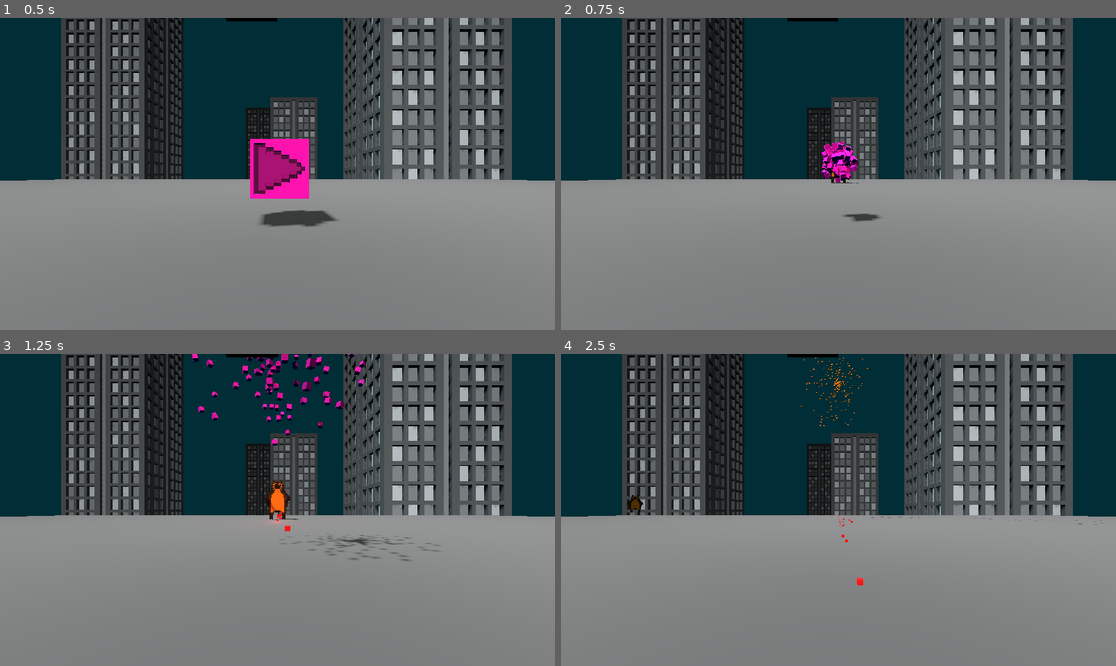
Above: before the commit, frames 1-4 (two rows, left to right).
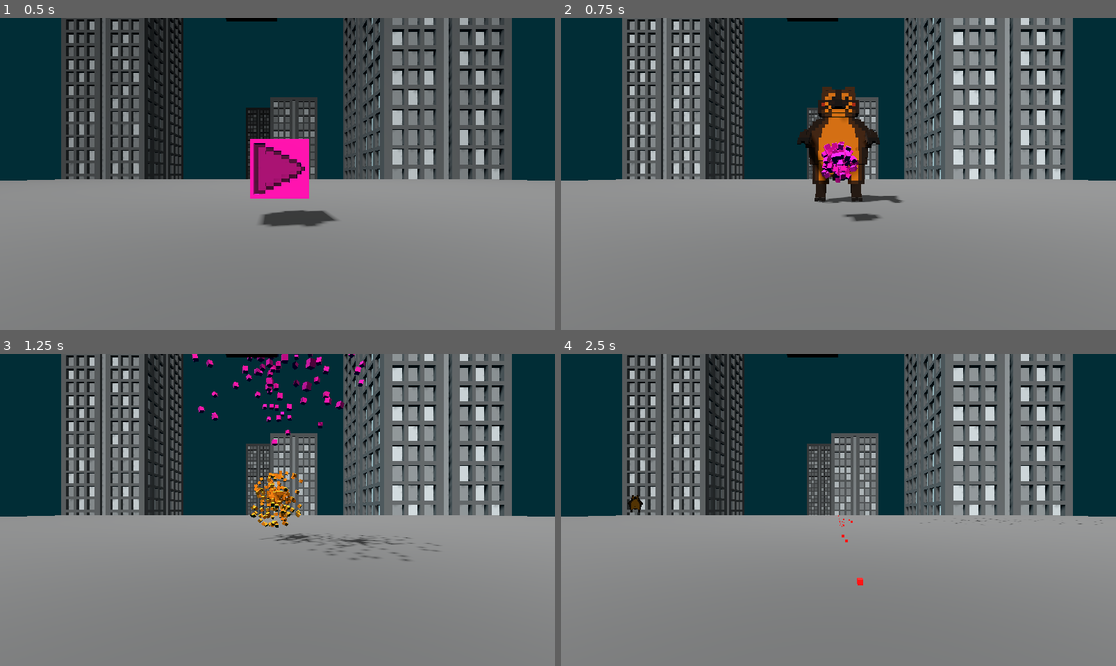
Above: after the commit, the same moments.

Repository: Majsek/Project_BC
Game: Godot game, scene res://scenes/world.tscn
Two runs of this game, one before a commit and one after it. Both use one fixed random seed, a clock stepped at 60 frames per second and the inputs below.
Inputs:
- Up to frame 1 (0.5 s): no input
- Up to frame 2 (0.75 s): tap Enter (ui_accept) at 0.5 s; hold Up (ui_up) from 0.53 s (still down)
- Up to frame 3 (1.25 s): keep holding Up (ui_up); tap Enter (ui_accept) at 0.77 s
- Up to frame 4 (2.5 s): release Up (ui_up) at 1.28 s; hold Down (ui_down) 1.28-2.03 s; tap Enter (ui_accept) at 1.52 s; hold Up (ui_up) from 2.03 s (still down)

Frame 1 is identical in both runs. In frame 2, 11% of the frame differs, in the area x 11-90%, y 0-60%; in frame 3, 11%, in the area x 11-90%, y 0-61%; in frame 4, 11%.

Commit message:
+fog density animation

Diff:
--- a/scenes/world.tscn
+++ b/scenes/world.tscn
@@ -37,6 +37,18 @@
 volumetric_fog_enabled = true
 volumetric_fog_density = 0.01
 
+[sub_resource type="Animation" id="Animation_6b8ha"]
+length = 0.001
+
+[sub_resource type="Animation" id="Animation_cw6xs"]
+resource_name = "fog_density"
+
+[sub_resource type="AnimationLibrary" id="AnimationLibrary_8xe5m"]
+_data = {
+"RESET": SubResource("Animation_6b8ha"),
+"fog_density": SubResource("Animation_cw6xs")
+}
+
 [sub_resource type="BoxShape3D" id="BoxShape3D_88i1i"]
 size = Vector3(1, 1, 1.07)
 
@@ -72,7 +84,7 @@
 
 [node name="enemy" parent="." instance=ExtResource("3_fpd47")]
 unique_name_in_owner = true
-transform = Transform3D(0.295, 0, 0, 0, 0.295, 0, 0, 0, 0.295, 0, -0.35, -11.2311)
+transform = Transform3D(0.295, 0, 0, 0, 0.295, 0, 0, 0, 0.295, 0, -0.35, -3.8006)
 visible = false
 follow_player_ = false
 
@@ -87,6 +99,12 @@
 [node name="WorldEnvironment" type="WorldEnvironment" parent="."]
 unique_name_in_owner = true
 environment = SubResource("Environment_aqajr")
+
+[node name="AnimationPlayer" type="AnimationPlayer" parent="WorldEnvironment"]
+unique_name_in_owner = true
+libraries = {
+"": SubResource("AnimationLibrary_8xe5m")
+}
 
 [node name="start_cube" type="CharacterBody3D" parent="."]
 transform = Transform3D(0.295, 0, 0, 0, 0.295, 0, 0, 0, 0.295, 0, 0.0680073, -2.15442)
--- a/scripts/enemy.gd
+++ b/scripts/enemy.gd
@@ -17,7 +17,7 @@
 		color_ = value
 		$MeshInstance3D.get_surface_override_material(0).set_albedo(color_)
 
-const SPEED = 10.0
+var speed = 10.0
 # Get the gravity from the project settings to be synced with RigidBody nodes.
 var gravity = ProjectSettings.get_setting("physics/3d/default_gravity")
 
@@ -38,7 +38,7 @@
 		followPlayer()
 
 func followPlayer() -> void:
-	var follow_direction :    Vector3 = get_global_position().direction_to(player_.get_global_position())
+	var follow_direction : Vector3 = get_global_position().direction_to(player_.get_global_position())
 	var angle : float = rad_to_deg(Vector3(1, 0, 0).angle_to(Vector3(follow_direction.x, 0, follow_direction.z)))
 	if follow_direction.z > 0 :
 		angle = 360 - angle
--- a/scripts/player.gd
+++ b/scripts/player.gd
@@ -4,9 +4,35 @@
 var right_initial_grab_pos_ : Vector3
 var left_initial_grab_pos_ : Vector3
 
-var lives_ : int = 3:
+var lives_ : int:
 	set(value):
 		lives_ = value
+		#%WorldEnvironment.environment.fog_density = 0.07 - float(lives_) * 0.02
+		var animation = %AnimationPlayer.get_animation("fog_density")
+
+		print("před")
+		print(%WorldEnvironment.environment.volumetric_fog_density)
+
+		var track_index1 = animation.add_track(Animation.TYPE_VALUE)
+		animation.track_set_path(track_index1, "%WorldEnvironment:environment:fog_density")
+		animation.track_insert_key(0, 0.0, %WorldEnvironment.environment.fog_density)
+		#animation.track_insert_key(0, 0.5, 0.07 - float(lives_) * 0.02)
+		animation.track_insert_key(0, 0.5, 0.025 - float(lives_) * 0.005)
+
+		#var track_index2 = animation.add_track(Animation.TYPE_VALUE)
+		#animation.track_set_path(track_index2, "%WorldEnvironment:environment:volumetric_fog_density")
+		#animation.track_insert_key(0, 0.0, %WorldEnvironment.environment.volumetric_fog_density)
+		#animation.track_insert_key(0, 0.5, 0.07 - float(lives_) * 0.02)
+
+		%WorldEnvironment.environment.volumetric_fog_density = 0.025 - float(lives_) * 0.005
+
+		print("po")
+		print(%WorldEnvironment.environment.volumetric_fog_density)
+
+		%AnimationPlayer.play("fog_density")
+
+		print(lives_)
+
 		if lives_ <= 0:
 			main_.end_game()
 
@@ -19,19 +45,24 @@
 @onready var right_hand_ : XRController3D = $XROrigin3D/right_hand
 @onready var left_hand_ : XRController3D = $XROrigin3D/left_hand
 
+var anim_player_ : AnimationPlayer
+
 func _ready():
 	main_.player_ = self
+	lives_ = 3
 
 func _physics_process(delta):
 	if grabbing_:
 		detect_pull()
+#TEST:
+	if Input.is_action_just_pressed("ui_up"):
+		lives_ +=1
+	if Input.is_action_just_pressed("ui_down"):
+		lives_ -=1
 
 func check_grab() -> void:
-	#print("------------------")
-	#print("check")
 
 	if right_hand_.grabbing_ or left_hand_.grabbing_:
-		#print("grabuju")
 		grabbing_ = true
 
 		if first_grabbing_hand_ == null:
@@ -48,7 +79,6 @@
 				first_grabbing_hand_ = right_hand_
 				pulling_ = false
 	else:
-		#print("negrabuju")
 		grabbing_ = false
 		pulling_ = false
 		first_grabbing_hand_ = null
@@ -79,41 +109,8 @@
 				player_initial_pos_.x+(left_initial_grab_pos_.x-left_hand_.position.x)*10,
 				0,
 				player_initial_pos_.z+(left_initial_grab_pos_.z-left_hand_.position.z)*10)
-		#if player_initial_pos_.distance_to(self.position) > 8:
-			#grabbing_ = false
-			#pulling_ = false
-	#else:
-		#grabbing_ = false
-		#pulling_ = false
-
-#old movement with both hands
-#func detect_pull():
-	#var angle : float
-	#if !pulling_:
-		#pulling_ = true
-		#right_initial_grab_pos_ = right_hand_.position
-		#left_initial_grab_pos_ = left_hand_.position
-		#player_initial_pos_ = self.position
-#
-		#angle = $XROrigin3D/XRCamera3D.rotation.y
-#
-	#if (right_hand_.position.distance_to(right_initial_grab_pos_) < 0.3) and (left_hand_.position.distance_to(left_initial_grab_pos_) < 0.3):
-		#var phase_direction : Vector3 = Vector3(-1,0,0)
-		#angle = $XROrigin3D/XRCamera3D.rotation.y
-		#var speed = 0.01 + right_hand_.position.distance_to(right_initial_grab_pos_)+left_hand_.position.distance_to(left_initial_grab_pos_)*3
-		#self.translate(Vector3(
-			#phase_direction.z*speed,
-			#0,
-			#phase_direction.x*speed).rotated(Vector3(0,1,0),angle))
-		#if player_initial_pos_.distance_to(self.position) > 8:
-			#grabbing_ = false
-			#pulling_ = false
-	#else:
-		#grabbing_ = false
-		#pulling_ = false
 
 
 func _on_body_entered(body):
 	body.die(999)
-	#lives_ -= 1
 	lives_ -= 1
Not shown: 1 places in scenes/world.tscn that only renumber resources
